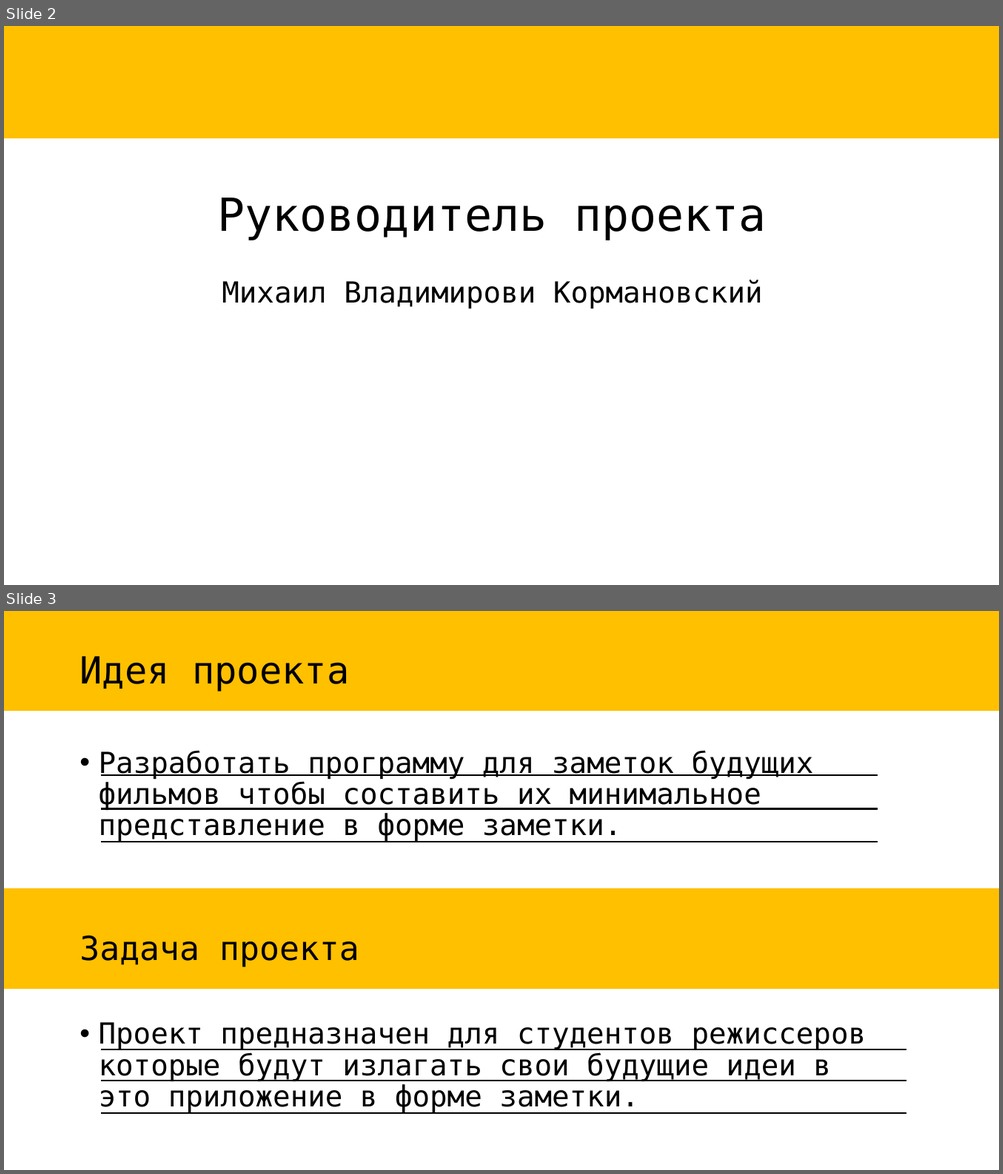
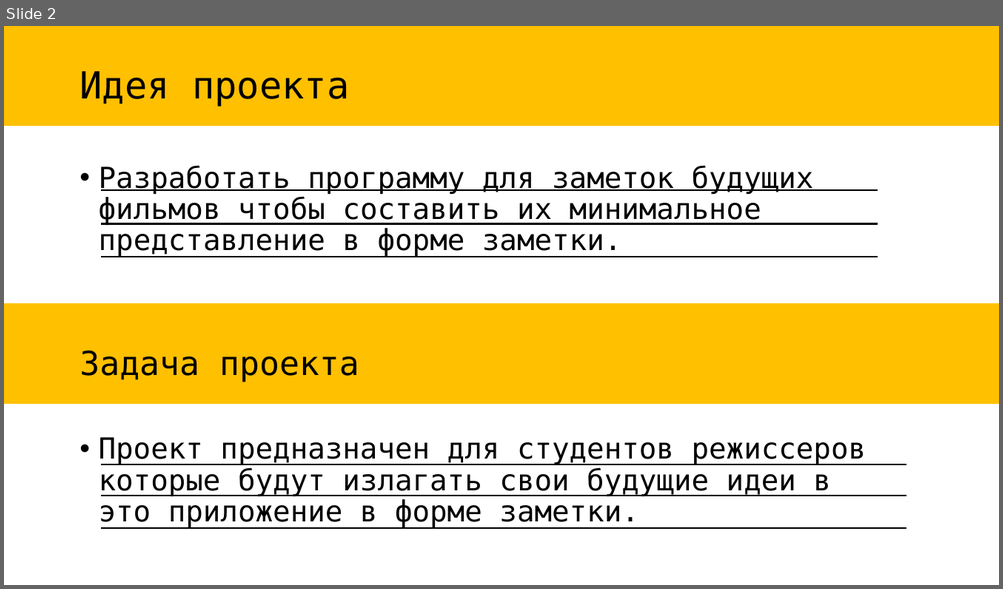
Before and after one commit to lycayan18/PyQt5_Egor, a slide deck: docs/Презентация_проект.pptx. Shown one above the other, each under a label of ours: slides 2 and 3 before the commit, slide 2 after it. The pictures are 1003x1174 and 1003x589 pixels, drawn with LibreOffice and Linux fonts; fonts in the diff are those of the drawing. Boxes give left, top, right and bottom in pixels: in the first picture for what was removed or moved away, otherwise in the second. Text is boxed around its words. In the diff, an @@ line names an element or a change of style, - is before the commit and + after.

```diff
--- a/docs/Презентация_проект.pptx
+++ b/docs/Презентация_проект.pptx
@@ slide 2 removed at (x1=4, y1=26, x2=999, y2=585), background #FFFFFF @@
@@ rectangle removed at (x1=4, y1=26, x2=999, y2=138) @@
@@ title removed at (x1=218, y1=198, x2=767, y2=241) @@
-Руководитель проекта
@@ text removed at (x1=222, y1=280, x2=762, y2=309) @@
-Михаил Владимирови Кормановский
@@ what was slide 3 is now slide 2 @@
```
Also in this commit, not shown: 2 slides changed, 1 other file.
